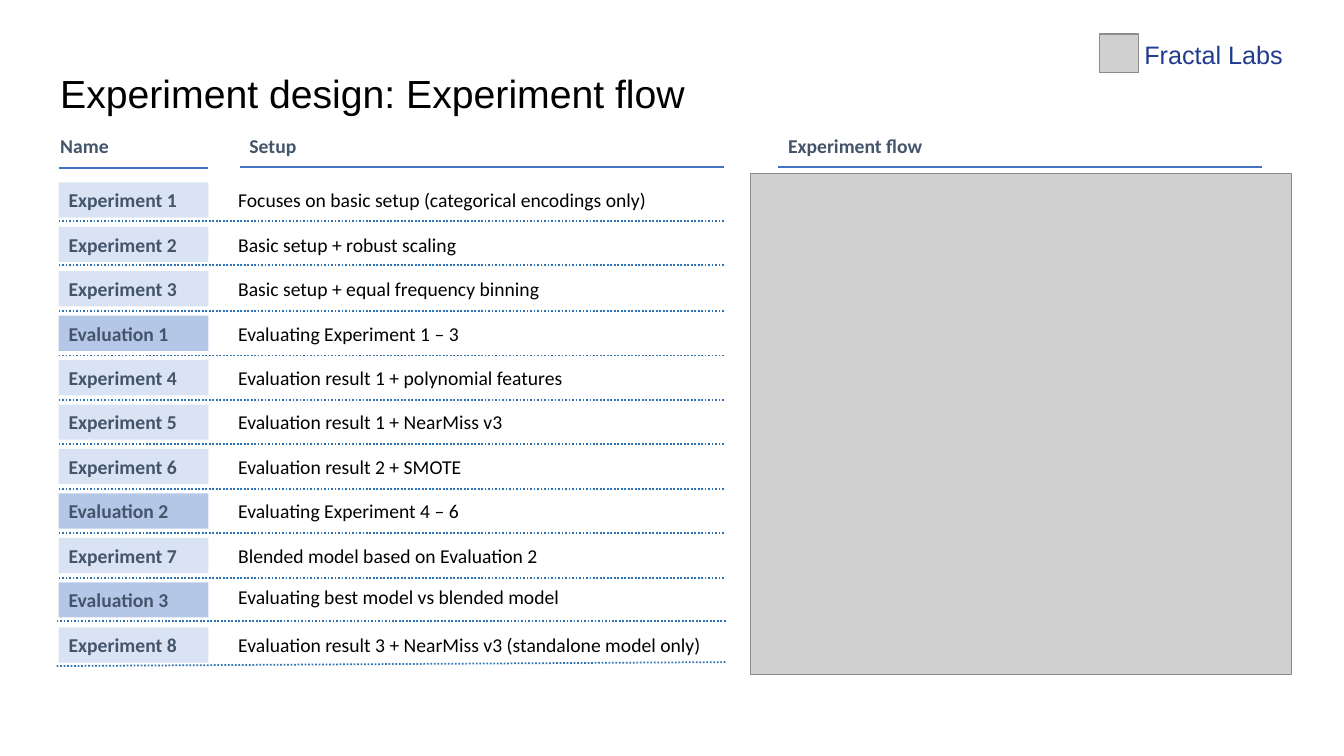
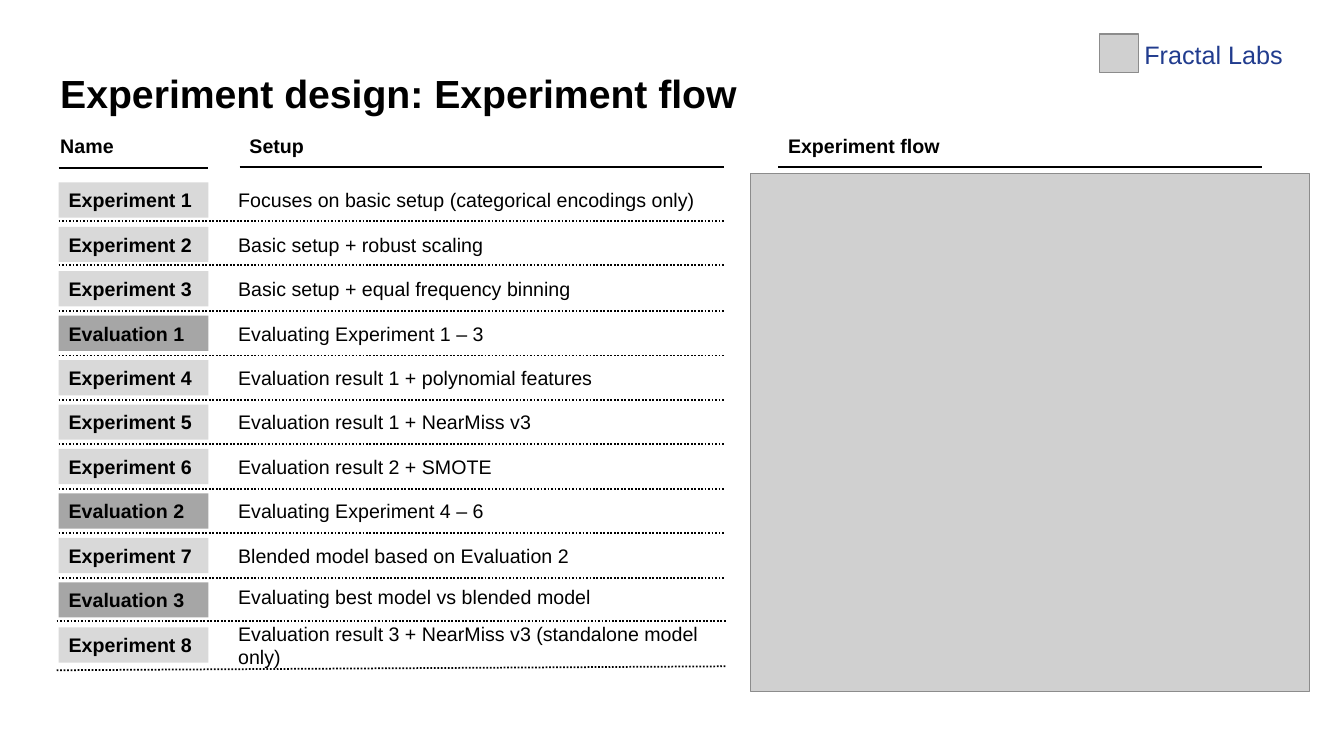
Before and after one commit to LingAdeu/hotel-booking-cancelation-prediction, a slide deck: slide 5 of docs/hotel-cancellation.pptx (slide 7 before the commit). Drawn at 1344x756 pixels with LibreOffice and Linux fonts; fonts in the diff are those of the drawing; grey boxes stand for pictures. Boxes give left, top, right and bottom in pixels: in the first picture for what was removed or moved away, otherwise in the second. Text is boxed around its words. In the diff, an @@ line names an element or a change of style, - is before the commit and + after.

```diff
--- a/docs/hotel-cancellation.pptx
+++ b/docs/hotel-cancellation.pptx
@@ title "Experiment design: Experiment flow" at (60,79,736,116): bold on @@
@@ font Calibri to Arial, text colour #44546A to #000000 in 3 elements at (60,139,113,154), (249,139,303,157), (788,138,939,157) @@
@@ line (58, 167) - (208, 167): stroke #4472C4 1.5 pt to #000000 1.5 pt @@
@@ line (240, 167) - (724, 167): stroke #4472C4 1.5 pt to #000000 1.5 pt @@
@@ picture: place and size @@
-picture at (751,173,1292,675)
+picture at (751,173,1311,692)
@@ line (778, 167) - (1262, 167): stroke #4472C4 1.5 pt to #000000 1.5 pt @@
@@ line (58, 221) - (724, 221): stroke #2E75B6 1.25 pt dashed to #000000 1.25 pt dashed @@
@@ line (58, 265) - (724, 265): stroke #2E75B6 1.25 pt dashed to #000000 1.25 pt dashed @@
@@ line (58, 312) - (724, 312): stroke #2E75B6 1.25 pt dashed to #000000 1.25 pt dashed @@
@@ line (58, 356) - (724, 356): stroke #2E75B6 1.25 pt dashed to #000000 1.25 pt dashed @@
@@ line (58, 400) - (724, 400): stroke #2E75B6 1.25 pt dashed to #000000 1.25 pt dashed @@
@@ line (58, 445) - (724, 445): stroke #2E75B6 1.25 pt dashed to #000000 1.25 pt dashed @@
@@ line (58, 489) - (724, 489): stroke #2E75B6 1.25 pt dashed to #000000 1.25 pt dashed @@
@@ line (58, 533) - (724, 533): stroke #2E75B6 1.25 pt dashed to #000000 1.25 pt dashed @@
@@ font Calibri to Arial, text colour #44546A to #000000; fill #B4C7E7 to #A6A6A6 in 3 elements at (58,316,208,351), (58,494,208,529), (58,583,208,618) @@
@@ line (58, 578) - (724, 578): stroke #2E75B6 1.25 pt dashed to #000000 1.25 pt dashed @@
@@ line (56, 621) - (726, 621): stroke #2E75B6 1.25 pt dashed to #000000 1.25 pt dashed @@
@@ font Calibri to Arial, text colour #44546A to #000000; fill #DAE3F3 to #D9D9D9 in 8 elements at (58,182,208,218), (58,227,208,262), (58,271,208,307), (58,360,208,395), (58,404,208,440), (58,449,208,484), (58,538,208,574), (58,627,208,662) @@
@@ font Calibri to Arial in 11 elements at (228,182,710,218), (228,227,710,262), (228,271,710,307), (228,316,710,351), (228,360,710,395), (228,404,710,440), (228,449,710,484), (228,494,710,529), (228,538,710,574), (228,580,710,615), (228,627,736,662) @@
@@ rectangle "Evaluation result 3 + NearMiss ...": place and size @@
-rectangle "Evaluation result 3 + NearMiss ..." at (228,627,724,662)
+rectangle "Evaluation result 3 + NearMiss ..." at (228,627,736,662)
@@ line moved from (56, 666) - (726, 662) to (56, 670) - (726, 666) @@
@@ line (56, 670) - (726, 666): stroke #2E75B6 1.25 pt dashed to #000000 1.25 pt dashed @@
```
Also in this commit, not shown: 12 other slides changed, 4 slides added, 6 slides removed, 3 other files.
